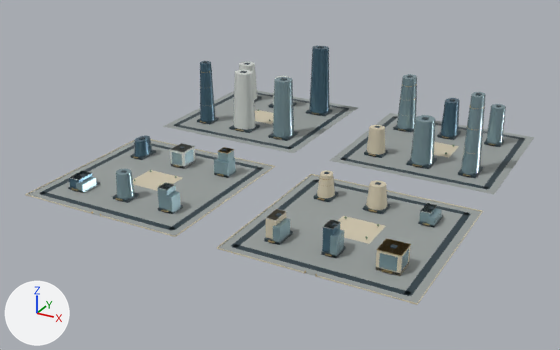
The glTF model web/public/assets/3d/ampliworld/GC-CITY-2030/GC-TILE-06-12.glb, before and after one commit.
Camera for both pictures: a 50 mm lens placed at (-3340.0, 1707.0, 611.0), pointed at (-4021.0, 2944.0, -8.0). Lighting does not change. The marker at lower left points along +X, +Y and +Z. The first picture is the older version. Where no turn or scale is listed for an object, it has been applied to the vertices. Vertices at exactly the same position are counted once.

The first picture shows 'GC-TILE-06-12-blue', 'GC-TILE-06-12-dark', 'GC-TILE-06-12-glass', 'GC-TILE-06-12-gold', 'GC-TILE-06-12-ivory', 'GC-TILE-06-12-paving', 'GC-TILE-06-12-white'.
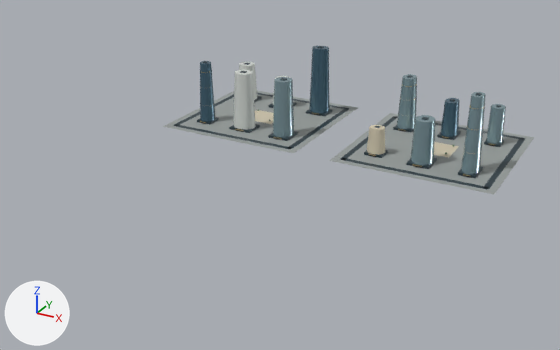
What differs and where, as boxes (x1, y1, x2, y2) in the pictures (560 x 350 px):
'GC-TILE-06-12-paving', reshaped (27% narrower, 51% shorter): before (27, 91, 534, 303); after (163, 91, 534, 194)
'GC-TILE-06-12-glass', reshaped (46% narrower, 49% shorter): before (76, 74, 506, 272); after (273, 74, 506, 174)
'GC-TILE-06-12-dark', reshaped (28% narrower, 43% shorter): before (40, 46, 525, 296); after (174, 46, 525, 189)
'GC-TILE-06-12-ivory', reshaped (55% narrower, 75% shorter): before (25, 110, 483, 305); after (255, 110, 459, 158)
'GC-TILE-06-12-blue', reshaped (33% narrower, 56% shorter): before (69, 46, 460, 253); after (200, 46, 460, 137)
'GC-TILE-06-12-white', reshaped (85% narrower, 59% shorter): before (69, 62, 437, 229); after (234, 62, 290, 130)
'GC-TILE-06-12-gold', reshaped (30% narrower, 49% shorter): before (72, 72, 495, 276); after (200, 72, 495, 176)
part 1 of me_mesh_0, deleted: before (27, 140, 273, 236)
part 2 of me_mesh_0, deleted: before (218, 175, 481, 303)
part 3 of me_mesh_1, deleted: before (40, 137, 471, 296)
part 4 of me_mesh_2, deleted: before (25, 139, 483, 305)
part 5 of me_mesh_5, deleted: before (69, 143, 437, 229)
part 6 of me_mesh_6, deleted: before (72, 147, 430, 276)
part 7 of me_mesh_7, deleted: before (134, 136, 152, 157)
part 8 of me_mesh_7, deleted: before (69, 170, 93, 188)
part 9 of me_mesh_7, deleted: before (322, 220, 340, 253)
part 10 of me_mesh_8, deleted: before (76, 148, 442, 272)

Diff of the bpy script that builds the scene:
```diff
--- a/web/public/assets/3d/ampliworld/GC-CITY-2030/GC-TILE-06-12.glb.py
+++ b/web/public/assets/3d/ampliworld/GC-CITY-2030/GC-TILE-06-12.glb.py
@@ me_mesh_0 @@
-me_mesh_0.from_pydata(...)  # 32 vertices, 48 faces; spans x -4379.0..-3621.0, y 2621.0..3379.0, z 0.0
+me_mesh_0.from_pydata(...)  # 16 vertices, 24 faces; spans x -4379.0..-3621.0, y 3041.0..3379.0, z 0.0
+# me_mesh_0 part 1: the loose piece of 8 vertices spanning x -4379.0..-4041.0, y 2621.0..2959.0, z 0.0 is deleted
+# me_mesh_0 part 2: the loose piece of 8 vertices spanning x -3959.0..-3621.0, y 2621.0..2959.0, z 0.0 is deleted
 me_mesh_0.materials.append(mat_paving)
@@ me_mesh_1 @@
-me_mesh_1.from_pydata(...)  # 512 vertices, 768 faces; spans x -4364.0..-3636.0, y 2636.0..3364.0, z 0.0..161.0
+me_mesh_1.from_pydata(...)  # 256 vertices, 384 faces; spans x -4364.0..-3636.0, y 3056.0..3364.0, z 0.0..161.0
+# me_mesh_1 part 3: 32 loose pieces with 256 vertices, spanning x -4364.0..-3636.0, y 2636.0..2944.0, z 0.0..53.0, are deleted
 me_mesh_1.materials.append(mat_dark)
@@ me_mesh_2 @@
-me_mesh_2.from_pydata(...)  # 194 vertices, 312 faces; spans x -4380.0..-3620.0, y 2620.0..3246.0, z 0.0..59.0
+me_mesh_2.from_pydata(...)  # 38 vertices, 64 faces; spans x -4250.0..-3750.0, y 3105.0..3246.0, z 0.0..59.0
+# me_mesh_2 part 4: 16 loose pieces with 156 vertices, spanning x -4380.0..-3620.0, y 2620.0..2960.0, z 0.0..48.0, are deleted
 me_mesh_2.materials.append(mat_ivory)
@@ me_mesh_5 @@
-me_mesh_5.from_pydata(...)  # 122 vertices, 204 faces; spans x -4334.0..-3685.0, y 2683.0..3328.0, z 0.0..131.0
+me_mesh_5.from_pydata(...)  # 66 vertices, 120 faces; spans x -4334.0..-4185.0, y 3099.0..3328.0, z 5.0..131.0
+# me_mesh_5 part 5: 7 loose pieces with 56 vertices, spanning x -4328.0..-3685.0, y 2683.0..2902.0, z 0.0..48.0, are deleted
 me_mesh_5.materials.append(mat_white)
@@ me_mesh_6 @@
-me_mesh_6.from_pydata(...)  # 1296 vertices, 2280 faces; spans x -4332.0..-3670.0, y 2620.0..3326.0, z 0.0..138.0
+me_mesh_6.from_pydata(...)  # 888 vertices, 1584 faces; spans x -4332.0..-3674.0, y 3092.0..3326.0, z 4.0..138.0
+# me_mesh_6 part 6: 30 loose pieces with 408 vertices, spanning x -4323.0..-3670.0, y 2620.0..2904.0, z 0.0..50.0, are deleted
 me_mesh_6.materials.append(mat_gold)
@@ me_mesh_7 @@
-me_mesh_7.from_pydata(...)  # 104 vertices, 184 faces; spans x -4328.0..-3772.0, y 2684.0..3327.0, z 0.0..159.0
+me_mesh_7.from_pydata(...)  # 66 vertices, 120 faces; spans x -4327.0..-3772.0, y 3103.0..3327.0, z 5.0..159.0
+# me_mesh_7 part 7: the loose piece of 22 vertices spanning x -4324.0..-4296.0, y 2858.0..2906.0, z 5.0..37.0 is deleted
+# me_mesh_7 part 8: the loose piece of 8 vertices spanning x -4328.0..-4304.0, y 2684.0..2720.0, z 0.0..23.0 is deleted
+# me_mesh_7 part 9: the loose piece of 8 vertices spanning x -3803.0..-3786.0, y 2688.0..2716.0, z 0.0..48.0 is deleted
 me_mesh_7.materials.append(mat_blue)
@@ me_mesh_8 @@
-me_mesh_8.from_pydata(...)  # 268 vertices, 444 faces; spans x -4308.0..-3670.0, y 2679.0..3328.0, z 0.0..160.0
+me_mesh_8.from_pydata(...)  # 110 vertices, 200 faces; spans x -4132.0..-3673.0, y 3096.0..3328.0, z 5.0..160.0
+# me_mesh_8 part 10: 18 loose pieces with 158 vertices, spanning x -4308.0..-3670.0, y 2679.0..2902.0, z 0.0..52.0, are deleted
 me_mesh_8.materials.append(mat_glass)
```
